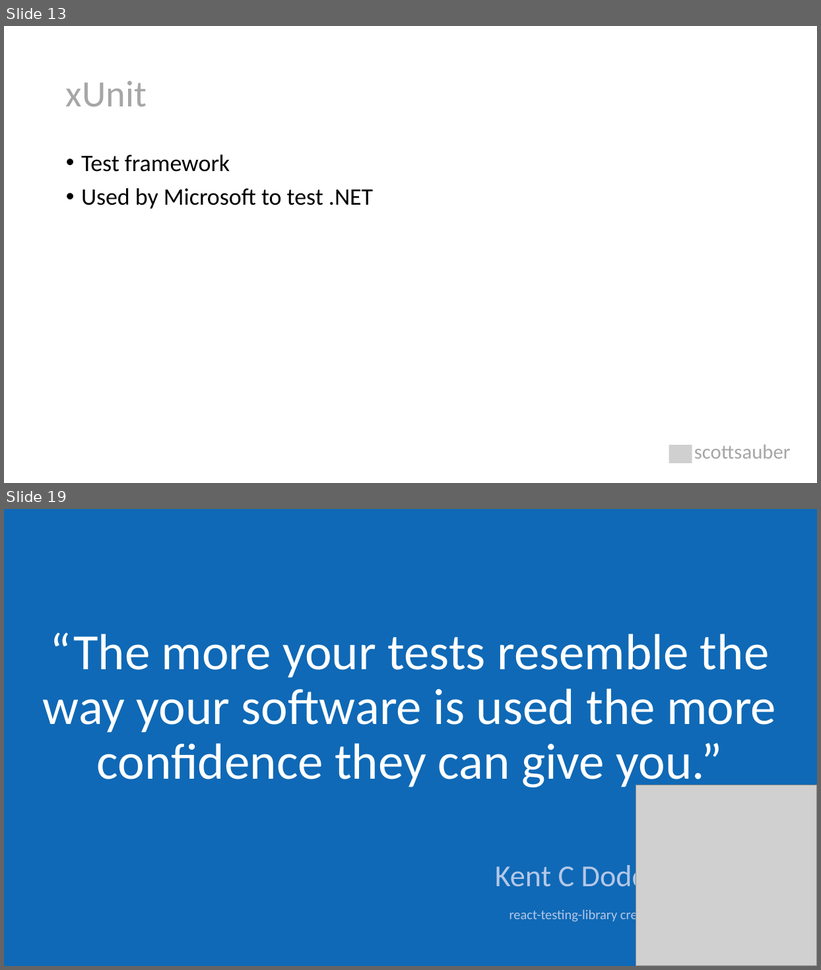
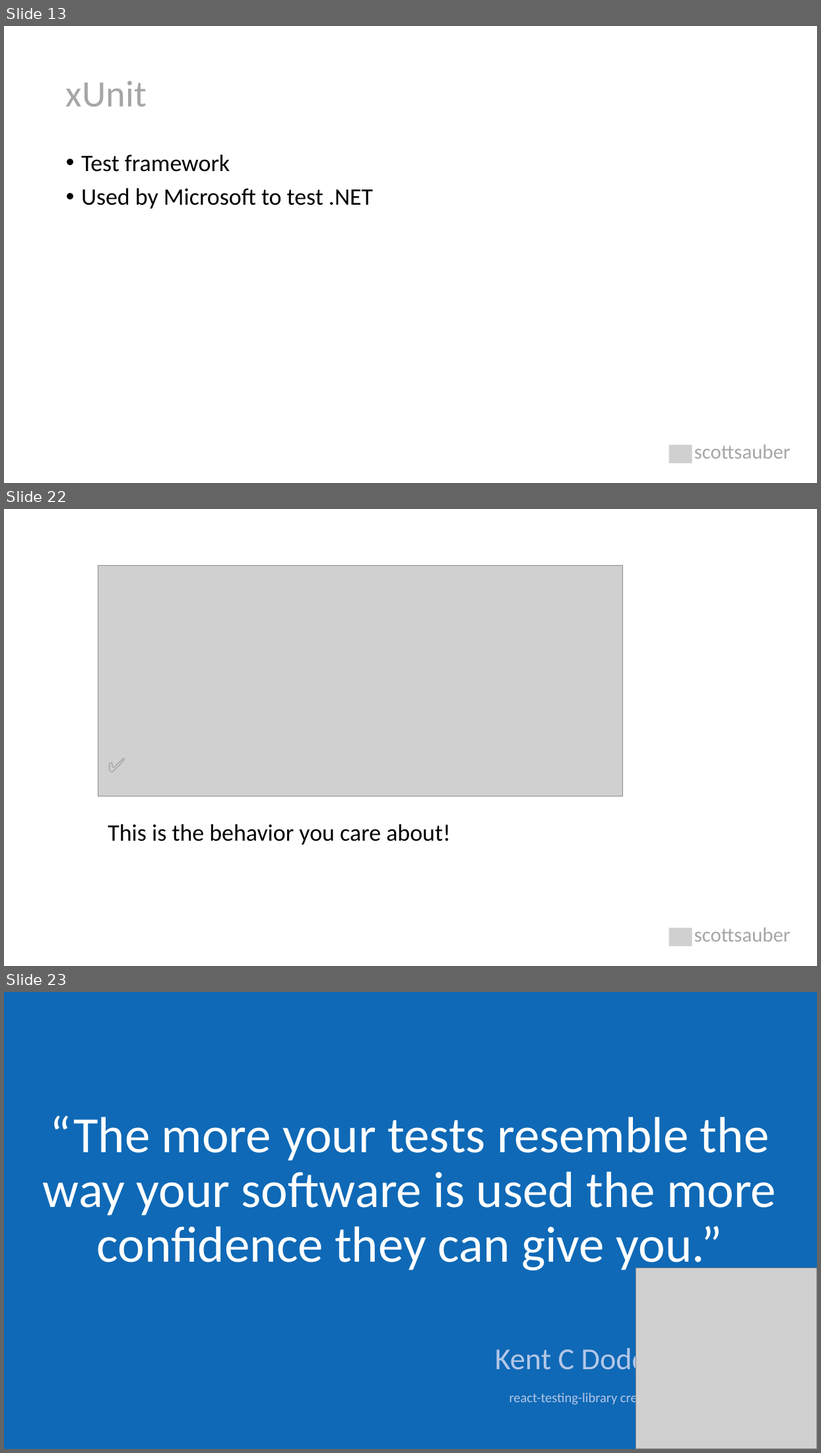
Before and after one commit to scottsauber/talks, a slide deck: 2023-11-09-JetBrains-TDDWithBlazor/TDD with Blazor.pptx. Shown one above the other, each under a label of ours: slides 13 and 19 before the commit, slides 13, 22 and 23 after it; the slides between them are not shown. The pictures are 821x970 and 821x1453 pixels, drawn with LibreOffice and Linux fonts; fonts in the diff are those of the drawing; grey boxes stand for pictures. Boxes give left, top, right and bottom in pixels: in the first picture for what was removed or moved away, otherwise in the second. Text is boxed around its words. In the diff, an @@ line names an element or a change of style, - is before the commit and + after.

```diff
--- a/2023-11-09-JetBrains-TDDWithBlazor/TDD with Blazor.pptx
+++ b/2023-11-09-JetBrains-TDDWithBlazor/TDD with Blazor.pptx
@@ slide 22 added at (x1=4, y1=509, x2=817, y2=966), background #FFFFFF @@
@@ picture added at (x1=98, y1=566, x2=622, y2=797) @@
@@ text added at (x1=108, y1=824, x2=450, y2=845), 28 pt, text #000000 @@
+✅
+This is the behavior you care about!
@@ picture added at (x1=669, y1=928, x2=692, y2=947) @@
@@ text added at (x1=694, y1=928, x2=791, y2=942), 24 pt, text #A6A6A6 @@
+scottsauber
@@ what was slide 19 is now slide 23 @@
```
Also in this commit, not shown: 9 slides changed, 8 other slides added, 3 slides removed, 6 other files.
